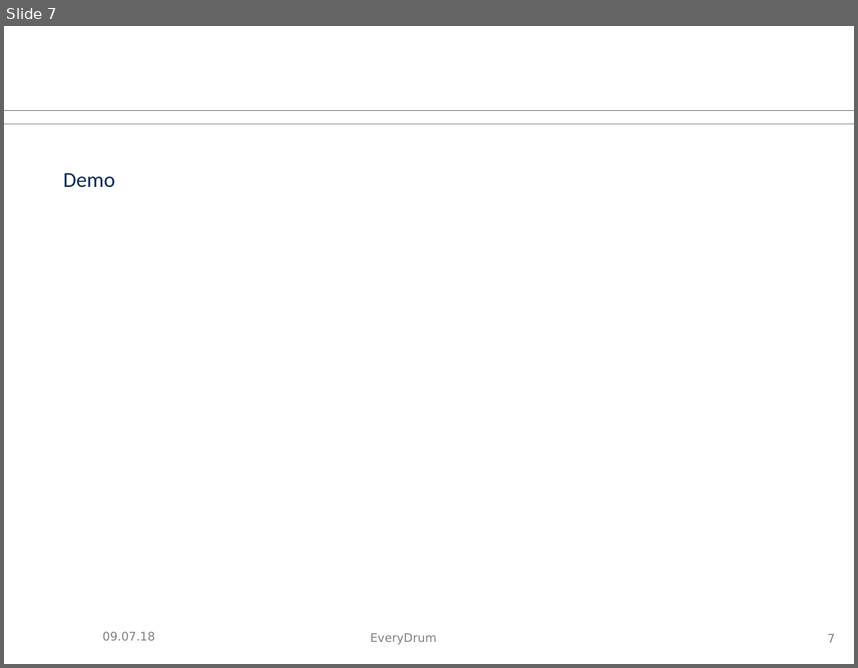
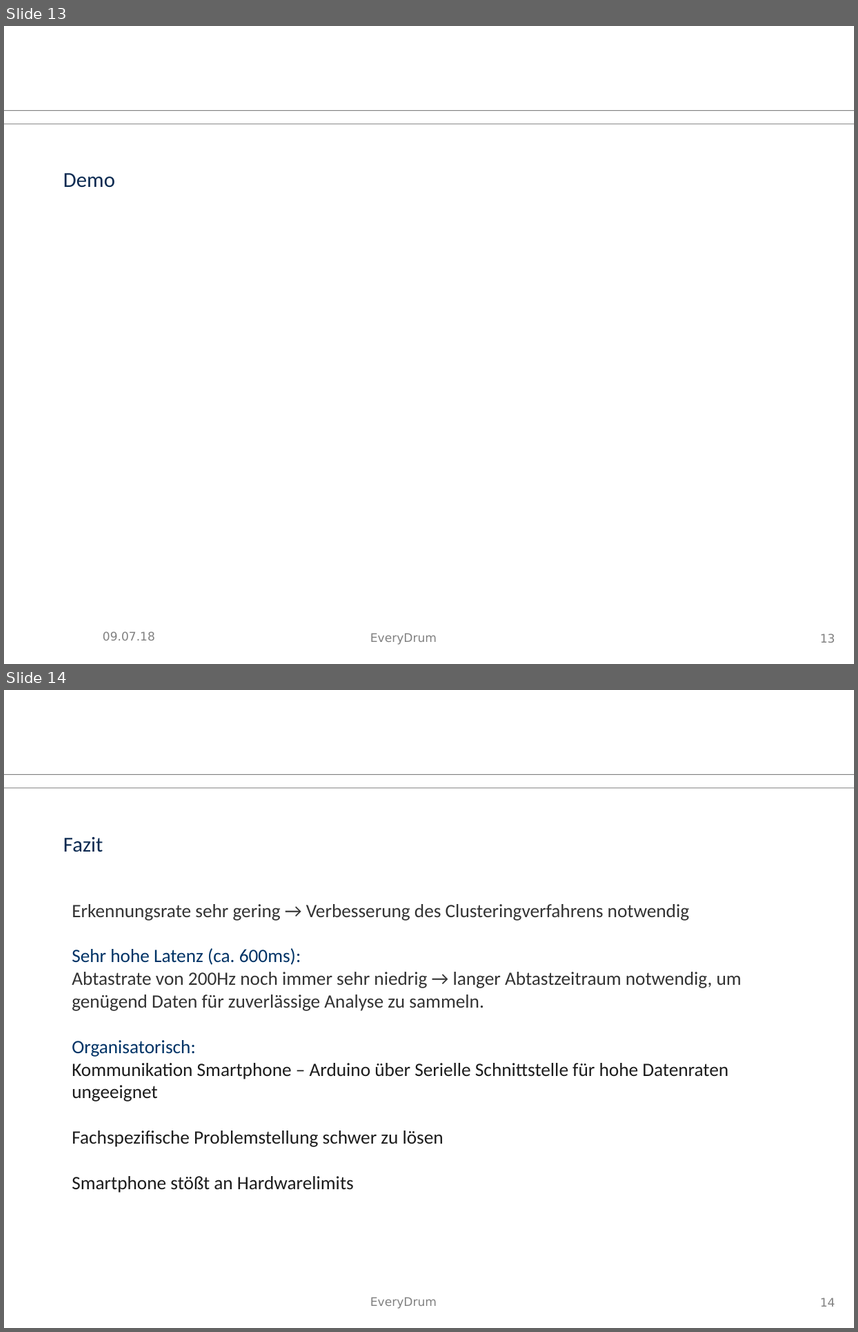
Before and after one commit to tziegler-tud/vr-anydrum, a slide deck: Documents/slides.odp. Shown one above the other, each under a label of ours: slide 7 before the commit, slides 13 and 14 after it. The pictures are 858x668 and 858x1332 pixels, drawn with LibreOffice and Linux fonts; fonts in the diff are those of the drawing; background and template pictures are left out. Boxes give left, top, right and bottom in pixels: in the first picture for what was removed or moved away, otherwise in the second. Text is boxed around its words. In the diff, an @@ line names an element or a change of style, - is before the commit and + after.

```diff
--- a/Documents/slides.odp
+++ b/Documents/slides.odp
@@ slide 14 added at (4, 690, 854, 1328), background #FFFFFF; not listed: 4 template elements that a slide beside it also shows @@
@@ text added at (63, 837, 103, 852), 18 pt, text #0B2A51 @@
+Fazit
@@ text added at (72, 904, 742, 1192), 16 pt, text #333333 @@
+Erkennungsrate sehr gering → Verbesserung des Clusteringverfahrens notwendig
+Sehr hohe Latenz (ca. 600ms):
+Abtastrate von 200Hz noch immer sehr niedrig → langer Abtastzeitraum notwendig, um genügend Daten für zuverlässige Analyse zu sammeln.
+Organisatorisch:
+Kommunikation Smartphone – Arduino über Serielle Schnittstelle für hohe Datenraten ungeeignet
+Fachspezifische Problemstellung schwer zu lösen
+Smartphone stößt an Hardwarelimits
@@ what was slide 7 is now slide 13 @@
@@ page number at (820, 633, 835, 642): text changed @@
-7
+13
```
Also in this commit, not shown: 3 slides changed, 8 other slides added, 2 slides removed, 7 other files.
